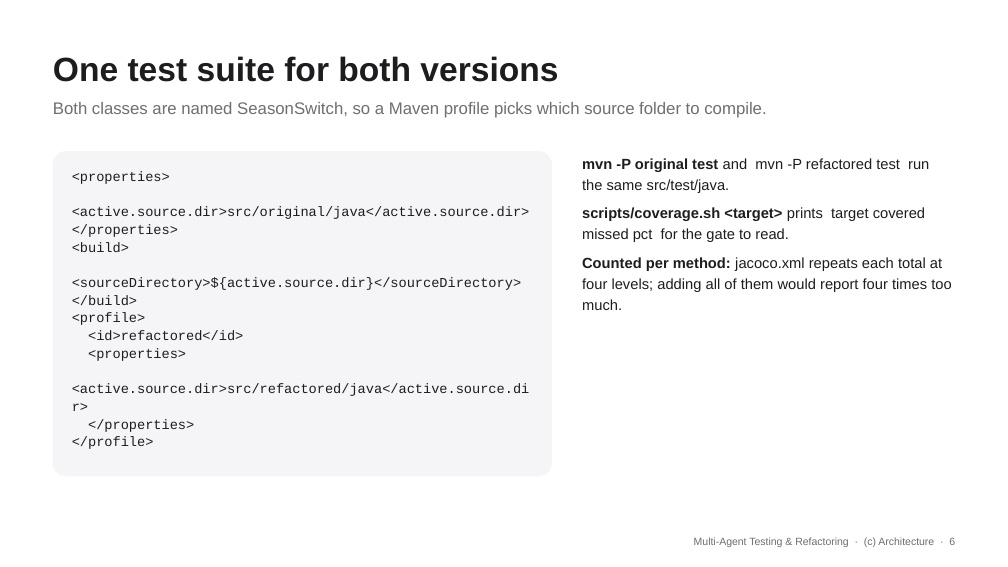
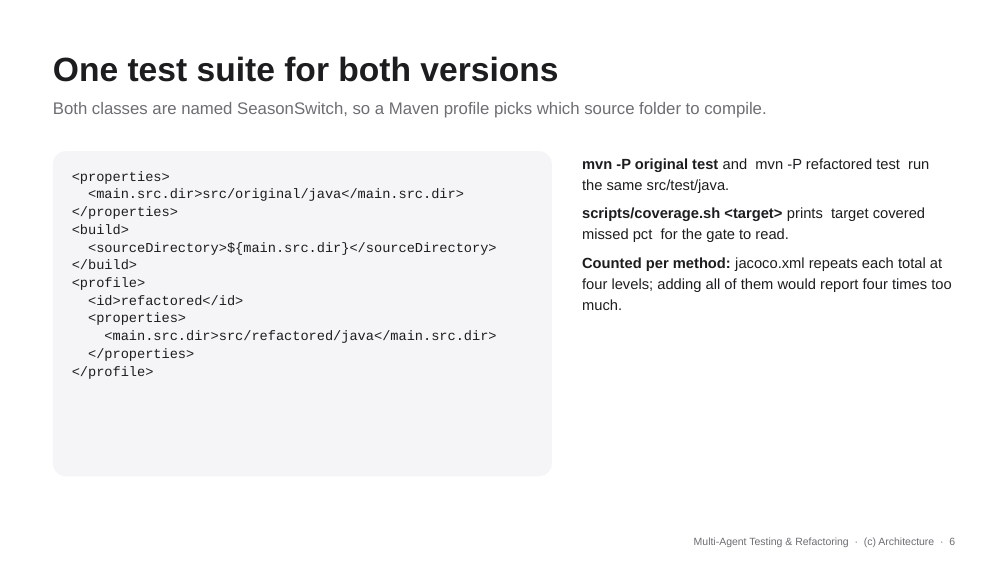
Before and after one commit to JordanTaylorGit/CSE-4392-Multi-Agent-System, a slide deck: slide 6 of slides/team3.pptx. Drawn at 1008x567 pixels with LibreOffice and Linux fonts; fonts in the diff are those of the drawing. Boxes give left, top, right and bottom in pixels: in the first picture for what was removed or moved away, otherwise in the second. Text is boxed around its words. In the diff, an @@ line names an element or a change of style, - is before the commit and + after.

```diff
--- a/slides/team3.pptx
+++ b/slides/team3.pptx
@@ text at [88,189,464,201]: text changed @@
-<active.source.dir>src/original/java</active.source.dir>
+<main.src.dir>src/original/java</main.src.dir>
@@ text at [88,242,497,255]: text changed @@
-<sourceDirectory>${active.source.dir}</sourceDirectory>
+<sourceDirectory>${main.src.dir}</sourceDirectory>
@@ text at [104,330,496,343]: text changed @@
-<active.source.dir>src/refactored/java</active.source.dir>
+<main.src.dir>src/refactored/java</main.src.dir>
```
Also in this commit, not shown: 4 other slides changed, 1 slide added, 1 slide removed, 1 other file.
